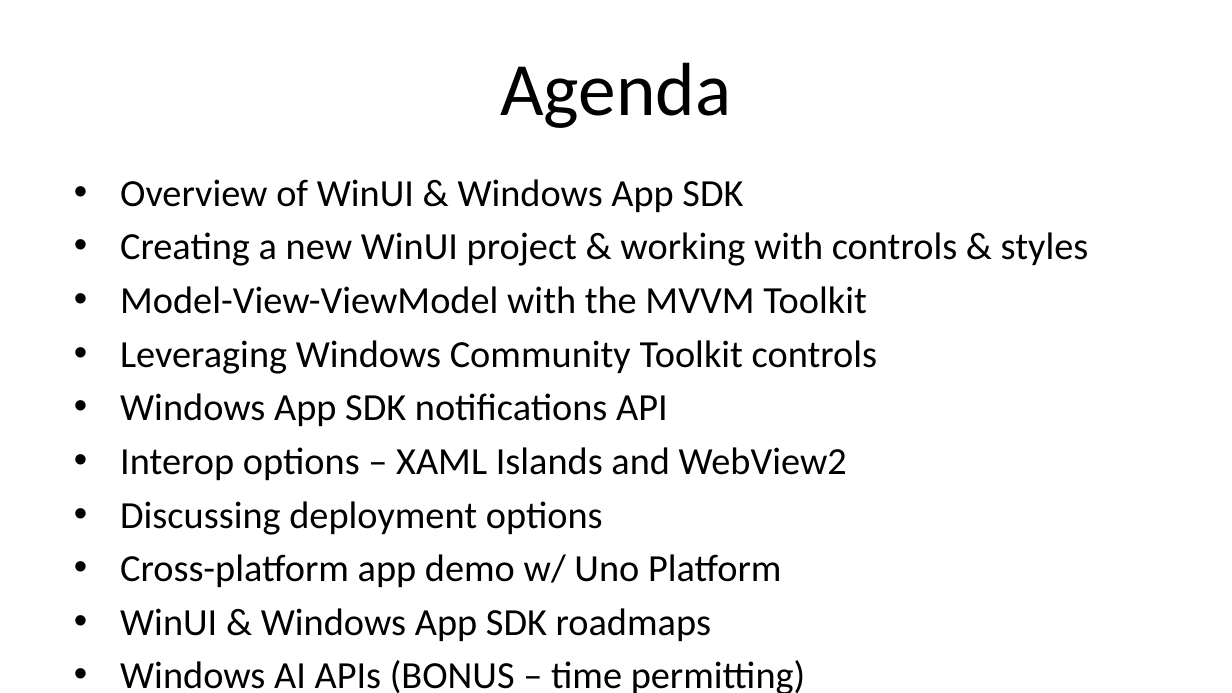
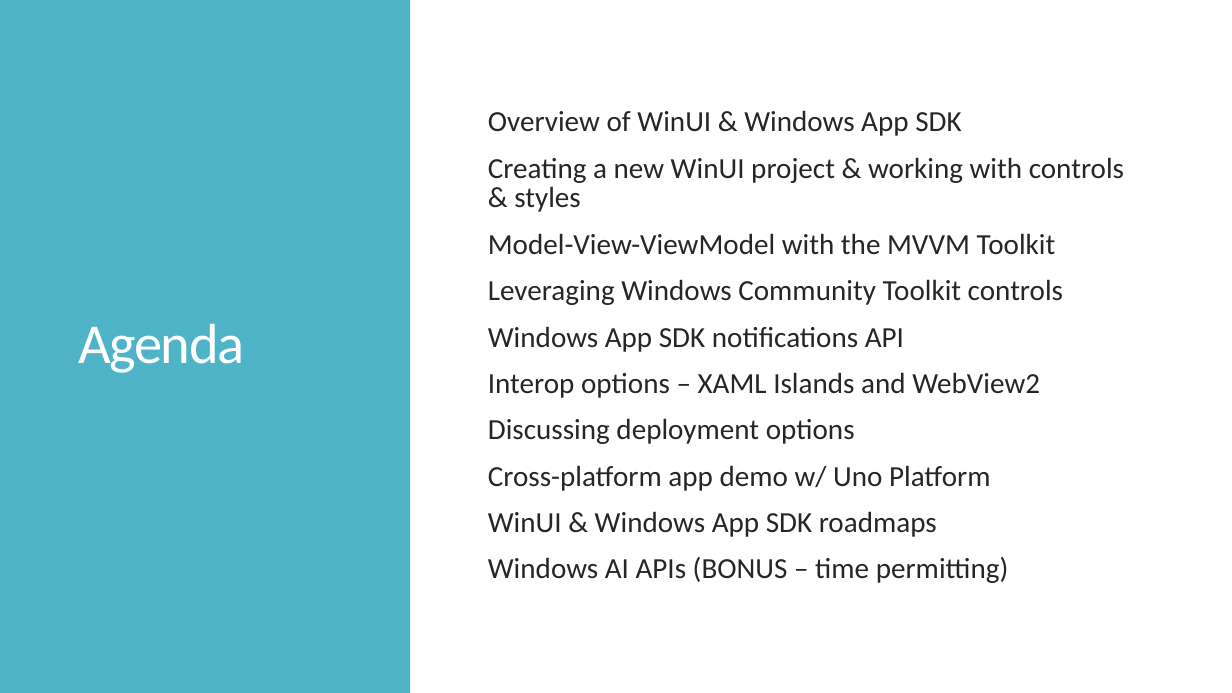
Before and after one commit to alvinashcraft/speaking, a slide deck: slide 3 of 2025/1107_TechBash/StartWithWinUI/TechBash 2025 - Get Started with WinUI.pptx (slide 4 before the commit). Drawn at 1232x693 pixels with LibreOffice and Linux fonts; fonts in the diff are those of the drawing; background and template pictures are left out. Boxes give left, top, right and bottom in pixels: in the first picture for what was removed or moved away, otherwise in the second. Text is boxed around its words. In the diff, an @@ line names an element or a change of style, - is before the commit and + after.

```diff
--- a/2025/1107_TechBash/StartWithWinUI/TechBash 2025 - Get Started with WinUI.pptx
+++ b/2025/1107_TechBash/StartWithWinUI/TechBash 2025 - Get Started with WinUI.pptx
@@ rectangle added at [0, 0, 410, 692], fill #50B4C8 @@
@@ title "Agenda": place and size @@
-title "Agenda" at [500, 62, 731, 128]
+title "Agenda" at [79, 324, 244, 373]
@@ title "Agenda" at [79, 324, 244, 373]: size 44 to 33 pt, text colour #000000 to #FFFFFF, letter spacing 0 to -0.9 pt; alignment centre to left; line spacing 1 to 0.85 @@
@@ text "Overview of WinUI & Windows ...": place and size @@
-text "Overview of WinUI & Windows ..." at [120, 179, 1089, 693]
+text "Overview of WinUI & Windows ..." at [488, 110, 1124, 583]
@@ text "Overview of WinUI & Windows ..." at [488, 110, 1124, 583]: size 22.4 to 17 pt, text colour #000000 to #262626; bullet • to  ; line spacing 1 to 0.85; more space between paragraphs; vertical alignment top to middle @@
```
Also in this commit, not shown: 13 other slides changed, 3 slides removed.
